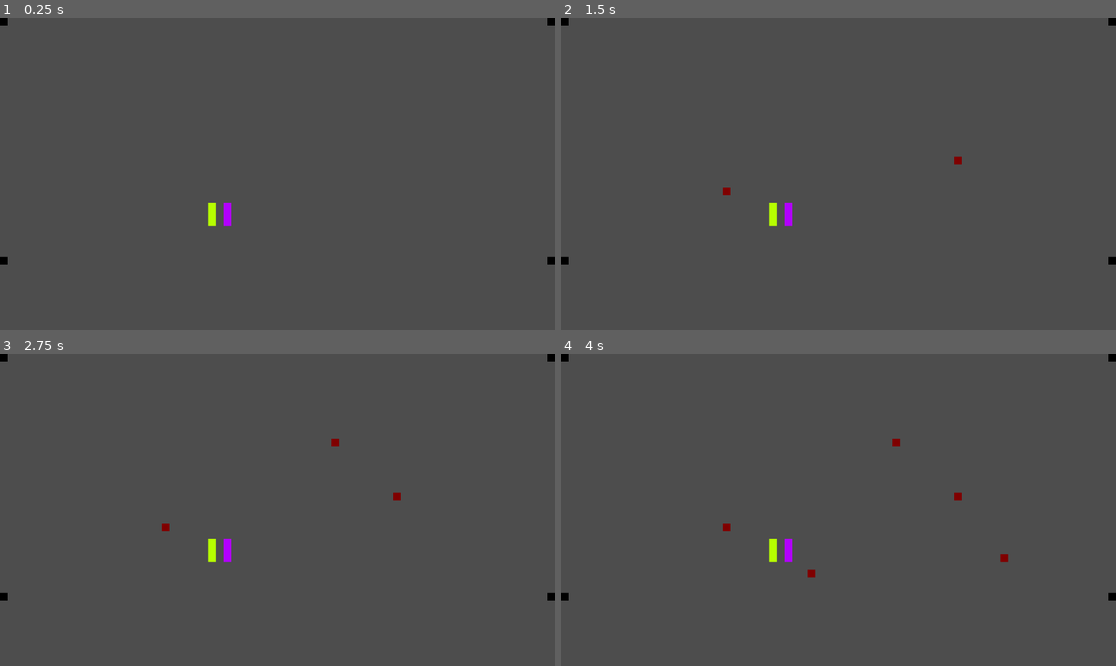
Above: before the commit, frames 1-4 (two rows, left to right).
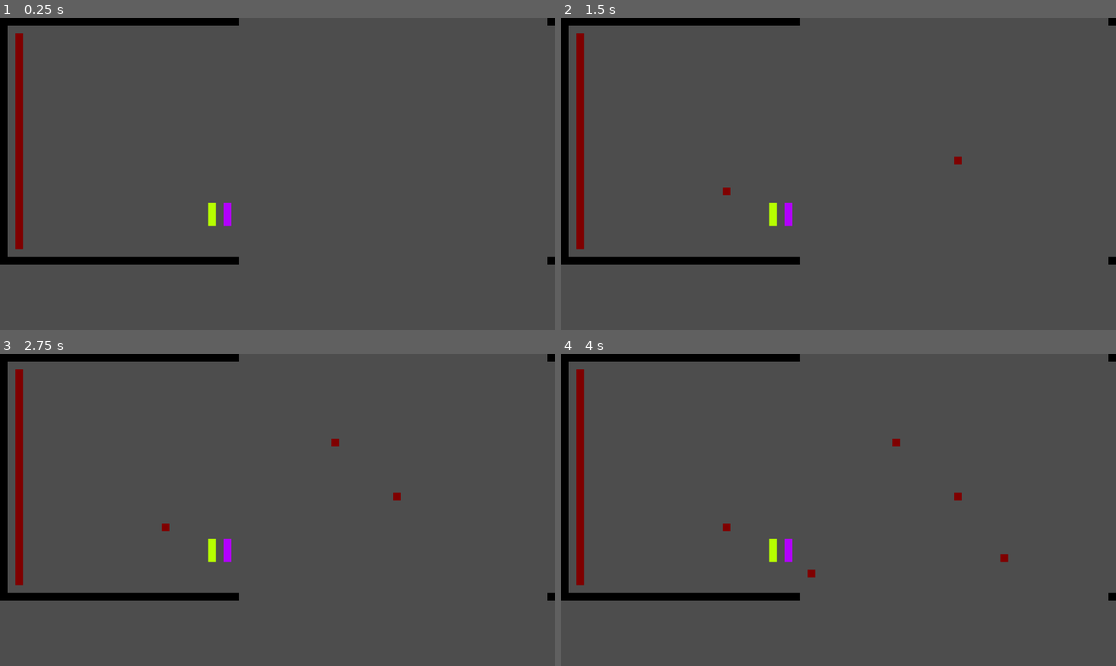
Above: after the commit, the same moments.

Repository: FontysRyan/Pr3Lj1St1Fontys
Game: Godot game, scene res://node_2d.tscn
Same seed, same stepped clock (60 frames per second), same inputs: the game is played once before the commit and once after it.
Inputs (mouse positions are in pixels of both pictures, inside the frame that each line leads up to):
- Up to frame 1 (0.25 s): no input
- Up to frame 2 (1.5 s): tap Enter at 0.5 s; move the mouse to (960, 158) at 0.52 s; click (960, 158) at 0.6 s; tap Space at 1.25 s; move the mouse to (727, 189) at 1.27 s; click (727, 189) at 1.35 s
- Up to frame 3 (2.75 s): tap Enter at 2 s; move the mouse to (333, 441) at 2.02 s; click (333, 441) at 2.1 s
- Up to frame 4 (4 s): tap Space at 2.75 s; move the mouse to (810, 572) at 2.77 s; click (810, 572) at 2.85 s; tap Enter at 3.5 s; move the mouse to (1005, 556) at 3.52 s; click (1005, 556) at 3.6 s

The runs differ from the first frame. In frame 1, 4.0% of the frame differs, in the area x 0-44%, y 0-80%; in frame 2, 4.0%; in frame 3, 4.0%; in frame 4, 4.0%.

Commit message:
Update node_2d.gd

Diff:
--- a/node_2d.gd
+++ b/node_2d.gd
@@ -3,16 +3,34 @@
 
 
 func _ready():
+	#corner tile locations
 	tile_map_layer.set_cell(Vector2i(0,31), 0, Vector2i(2, 1), 0)
 	tile_map_layer.set_cell(Vector2i(71,0), 0, Vector2i(2, 1), 0)
 	tile_map_layer.set_cell(Vector2i(71,31), 0, Vector2i(2, 1), 0)
 	tile_map_layer.set_cell(Vector2i(0,0), 0, Vector2i(2, 1), 0)
+	#green line
 	tile_map_layer.set_cell(Vector2i(27,24), 0, Vector2i(1, 0), 0)
 	tile_map_layer.set_cell(Vector2i(27,25), 0, Vector2i(1, 0), 0)
 	tile_map_layer.set_cell(Vector2i(27,26), 0, Vector2i(1, 0), 0)
+	#purple line
 	tile_map_layer.set_cell(Vector2i(29,24), 0, Vector2i(1, 1), 0)
 	tile_map_layer.set_cell(Vector2i(29,25), 0, Vector2i(1, 1), 0)
 	tile_map_layer.set_cell(Vector2i(29,26), 0, Vector2i(1, 1), 0)
+
+	var i: int = 0
+
+	while i < 31:
+		print("i is", i)
+		tile_map_layer.set_cell(Vector2i(i,31), 0, Vector2i(2, 1), 0)
+		tile_map_layer.set_cell(Vector2i(i,0), 0, Vector2i(2, 1), 0)
+		var pos: int = 31 - i
+		tile_map_layer.set_cell(Vector2i(0,pos), 0, Vector2i(2, 1), 0)
+		i += 1
+	i = 0
+	while i < 28:
+		var pos2: int = 29 - i
+		tile_map_layer.set_cell(Vector2i(2,pos2), 0, Vector2i(0, 0), 0)
+		i += 1
 
 func _process(_delta):
 		pass
